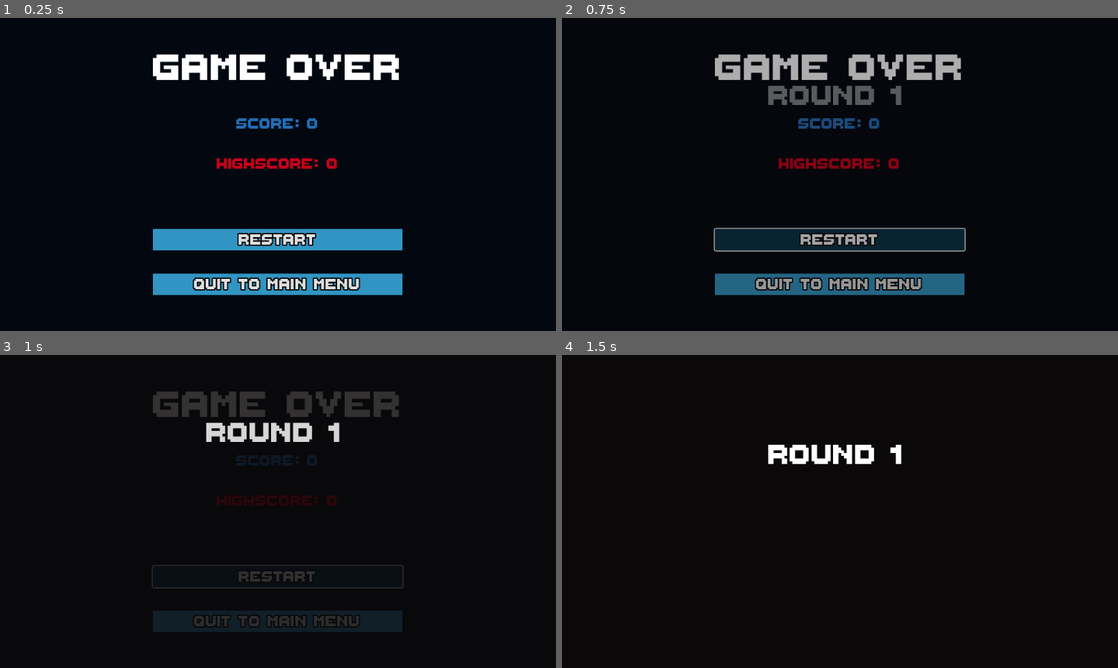
Above: before the commit, frames 1-4 (two rows, left to right).
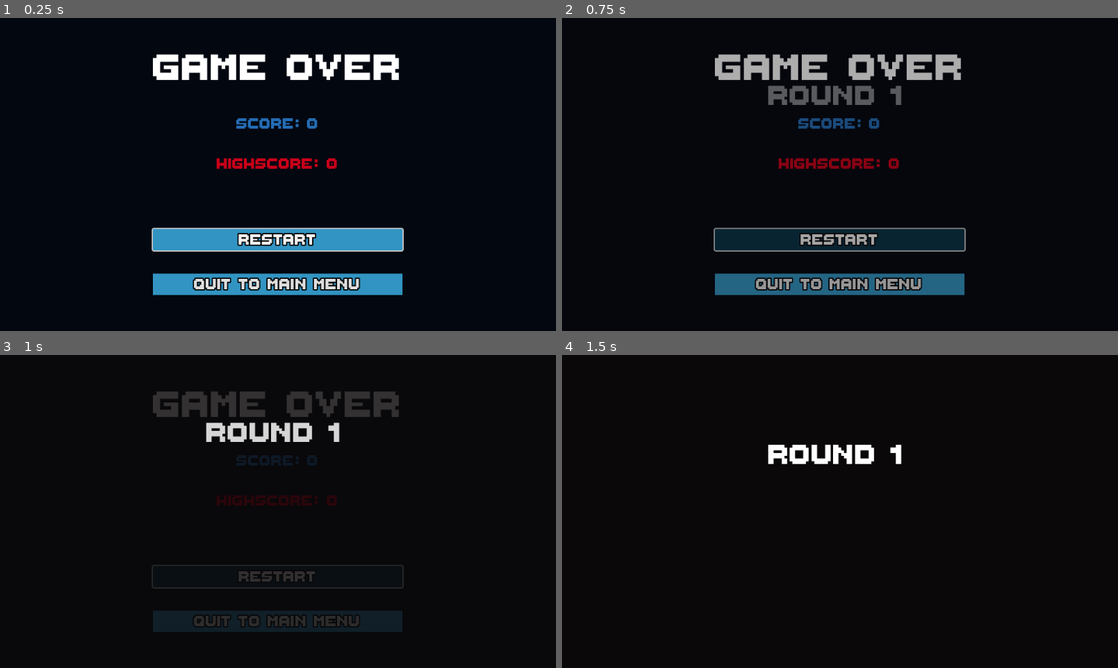
Above: after the commit, the same moments.

Repository: Una1n/Arkanoid
Game: Godot game, scene res://scenes/game_over.tscn
Same seed, same stepped clock (60 frames per second), same inputs: the game is played once before the commit and once after it. This scene is started directly instead of the project's main scene.
Inputs:
- Up to frame 1 (0.25 s): no input
- Up to frame 2 (0.75 s): click "Restart" at 0.5 s
- Up to frame 3 (1 s): no input
- Up to frame 4 (1.5 s): click "Restart" at 1.25 s

The runs differ from the first frame. In frame 1, 0.5% of the frame differs, in the area x 27-73%, y 66-75%; in frame 2, nothing differs; in frame 3, nothing differs; in frame 4, nothing differs.

Commit message:
Added controller support to game over screen

Diff:
--- a/scenes/game_over.tscn
+++ b/scenes/game_over.tscn
@@ -131,6 +131,7 @@
 theme_override_constants/separation = 40
 
 [node name="RestartButton" type="Button" parent="MarginContainer/VBoxContainer/VBoxContainer"]
+unique_name_in_owner = true
 layout_mode = 2
 text = "Restart"
 
--- a/scripts/game_over.gd
+++ b/scripts/game_over.gd
@@ -7,6 +7,8 @@
 	%HighScoreLabel.text = "Highscore: %s" % HighscoreManager.highscore
 	if HighscoreManager.new_highscore:
 		$AnimationPlayer.play("new_highscore")
+	%RestartButton.grab_focus()
+	Input.mouse_mode = Input.MOUSE_MODE_CONFINED
 
 
 func _on_restart_button_pressed() -> void:
